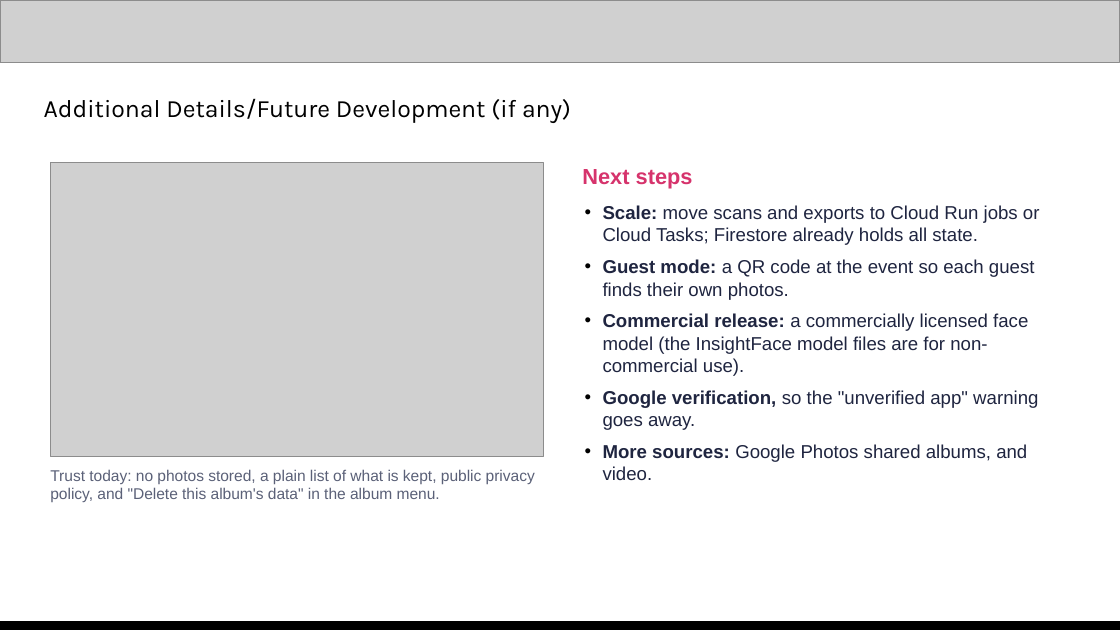
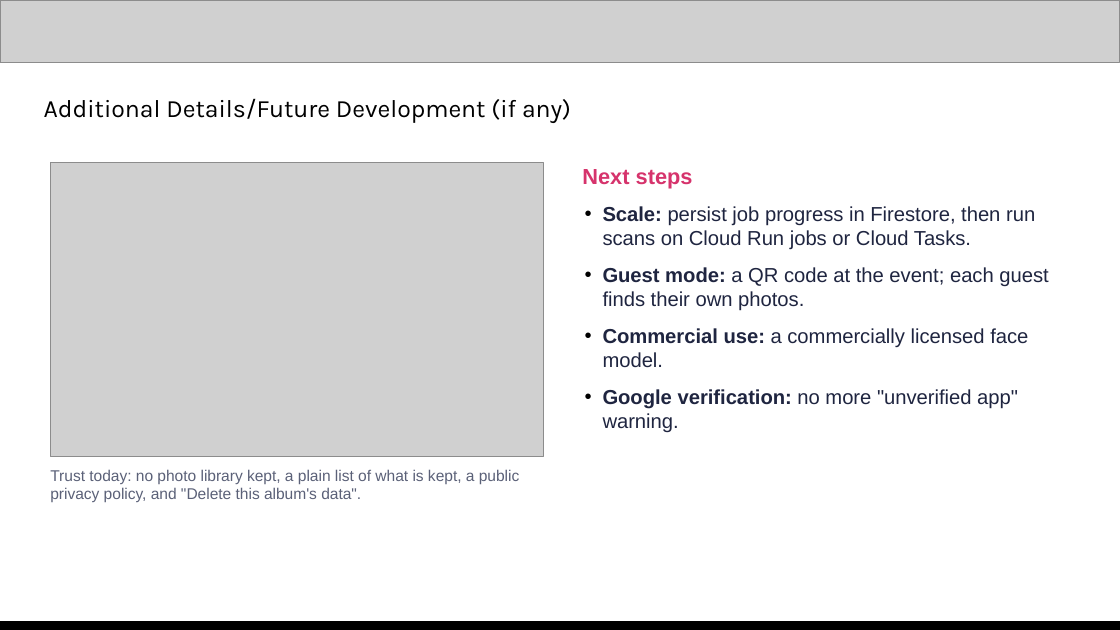
Before and after one commit to Khunapat/facefinder, a slide deck: slide 12 of docs/deck/FaceFinder_deck.pptx. Drawn at 1120x630 pixels with LibreOffice and Linux fonts; fonts in the diff are those of the drawing; grey boxes stand for pictures. Boxes give left, top, right and bottom in pixels: in the first picture for what was removed or moved away, otherwise in the second. Text is boxed around its words. In the diff, an @@ line names an element or a change of style, - is before the commit and + after.

```diff
--- a/docs/deck/FaceFinder_deck.pptx
+++ b/docs/deck/FaceFinder_deck.pptx
@@ text at <box>603,206,1048,432</box>: text changed; size 12 to 13 pt @@
-• Scale: move scans and exports to Cloud Run jobs or Cloud Tasks; Firestore already holds all state.
-• Guest mode: a QR code at the event so each guest finds their own photos.
-• Commercial release: a commercially licensed face model (the InsightFace model files are for non-commercial use).
-• Google verification, so the "unverified app" warning goes away.
-• More sources: Google Photos shared albums, and video.
+• Scale: persist job progress in Firestore, then run scans on Cloud Run jobs or Cloud Tasks.
+• Guest mode: a QR code at the event; each guest finds their own photos.
+• Commercial use: a commercially licensed face model.
+• Google verification: no more "unverified app" warning.
@@ text at <box>50,469,520,502</box>: text changed @@
-Trust today: no photos stored, a plain list of what is kept, public privacy policy, and "Delete this album's data" in the album menu.
+Trust today: no photo library kept, a plain list of what is kept, a public privacy policy, and "Delete this album's data".
```
Also in this commit, not shown: 10 other slides changed, 9 other files.
